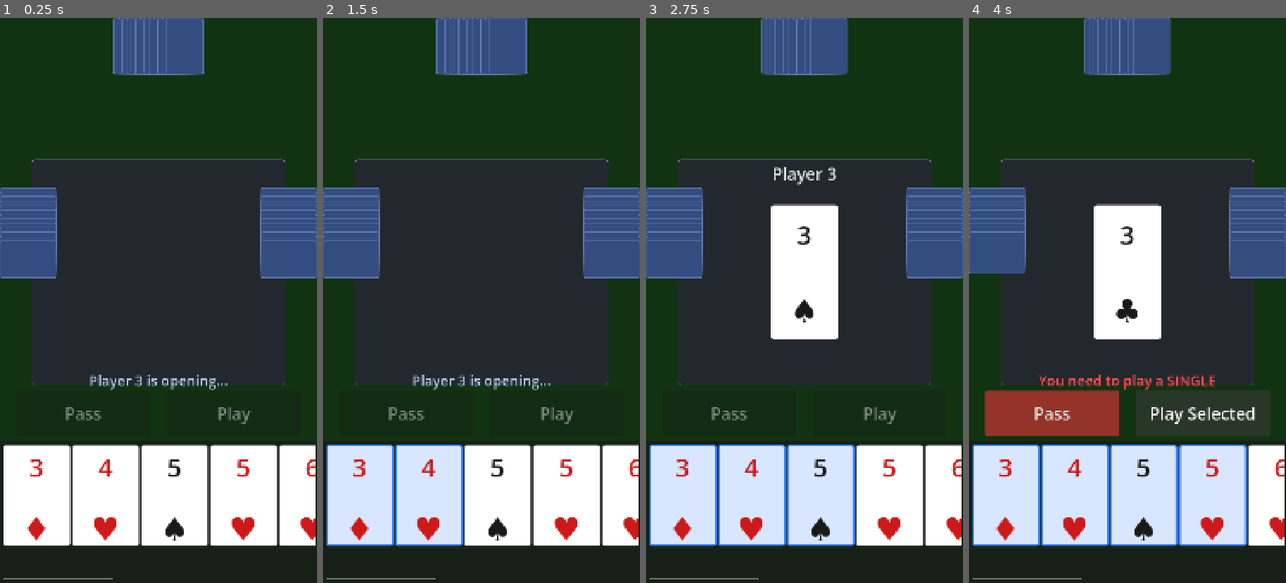
Above: before the commit, frames 1-4 (left to right).
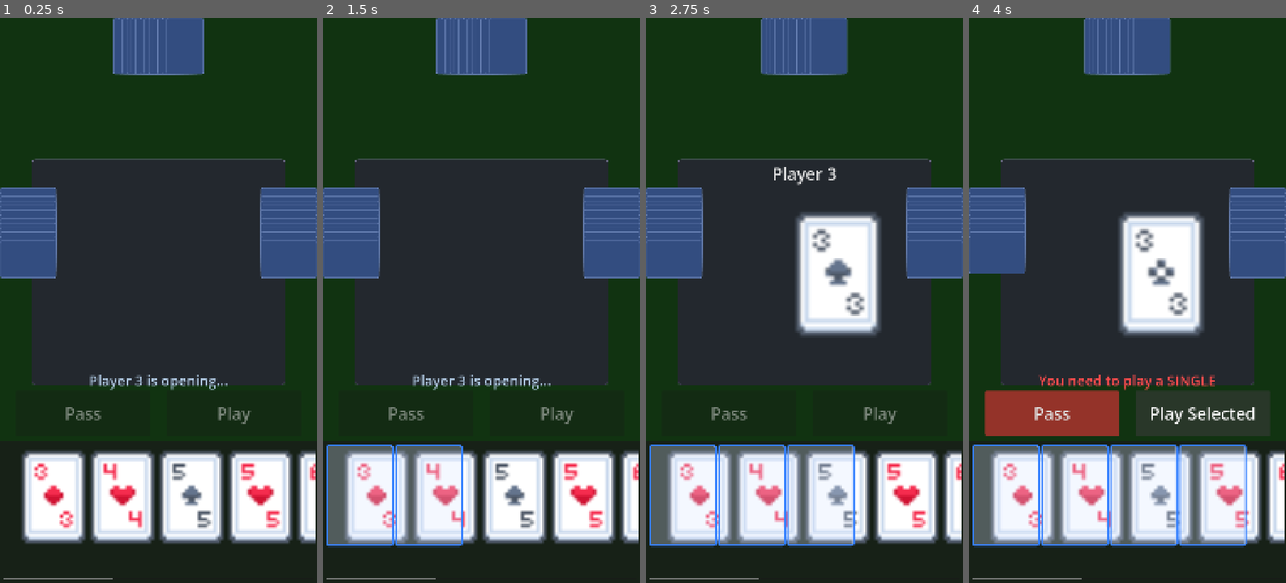
Above: after the commit, the same moments.

Repository: binhrobles/thirteen
Game: Godot game, scene res://scenes/main.tscn
Two runs of this game, one before a commit and one after it. Both use one fixed random seed, a clock stepped at 60 frames per second and the inputs below.
Inputs (mouse positions are in pixels of both pictures, inside the frame that each line leads up to):
- Up to frame 1 (0.25 s): no input
- Up to frame 2 (1.5 s): tap Enter at 0.5 s; move the mouse to (361, 498) at 0.52 s; click (361, 498) at 0.67 s; tap Space at 1.25 s; move the mouse to (427, 498) at 1.27 s; click (427, 498) at 1.42 s
- Up to frame 3 (2.75 s): tap Enter at 2 s; move the mouse to (820, 498) at 2.02 s; click (820, 498) at 2.17 s
- Up to frame 4 (4 s): tap Space at 2.75 s; move the mouse to (1213, 498) at 2.77 s; click (1213, 498) at 2.92 s; click "Play Selected" at 3.5 s

The runs differ from the first frame. In frame 1, 12% of the frame differs, in the area x 1-100%, y 75-94%; in frame 2, 12%; in frame 3, 19%; in frame 4, 19%, in the area x 1-100%, y 32-94%.

Commit message:
Replace placeholder cards with Kenney card sprites
Major visual upgrade: replaced text-based placeholder cards with professional
card sprites from Kenney's Playing Cards Pack (CC0 license).

Changes:
- Added 136 card sprites to assets/sprites/cards/ (medium size)
- Rewrote card_sprite.gd to use TextureRect instead of Label+Panel
- Added suit/rank to filename mapping for proper sprite loading
- Updated card_sprite.tscn scene to use programmatic UI setup
- Added attribution to README for Kenney's assets

The game now has professional-looking cards with proper card art,
significantly improving visual polish.

Co-Authored-By: Claude Sonnet 4.5 <noreply@anthropic.com>

Diff:
--- a/scenes/card_sprite.tscn
+++ b/scenes/card_sprite.tscn
@@ -2,24 +2,7 @@
 
 [ext_resource type="Script" path="res://scripts/card_sprite.gd" id="1"]
 
-[node name="root" type="Control" unique_id=311279423]
+[node name="root" type="Control"]
 script = ExtResource("1")
 layout_mode = 3
 anchors_preset = 0
-
-[node name="Background" type="Panel" parent="." unique_id=370049111]
-layout_mode = 0
-anchor_right = 1.0
-anchor_bottom = 1.0
-
-[node name="RankLabel" type="Label" parent="." unique_id=505679497]
-layout_mode = 0
-text = "A"
-horizontal_alignment = 1
-vertical_alignment = 1
-
-[node name="SuitLabel" type="Label" parent="." unique_id=689913723]
-layout_mode = 0
-text = "♠"
-horizontal_alignment = 1
-vertical_alignment = 1
--- a/scripts/card_sprite.gd
+++ b/scripts/card_sprite.gd
@@ -1,38 +1,35 @@
 class_name CardSprite
 extends Control
 
-## Visual representation of a Card with touch/click interaction
-
-@onready var rank_label: Label = $RankLabel
-@onready var suit_label: Label = $SuitLabel
-@onready var background: Panel = $Background
+## Visual representation of a Card using sprite images
 
 var card: Card
 var is_selected: bool = false
+
+@onready var texture_rect: TextureRect
+@onready var selection_panel: Panel
 
 ## Card dimensions as percentage of viewport height (mobile-friendly)
 ## On a 844px tall phone (iPhone 14), 18% = ~152px height
 const BASE_HEIGHT_PERCENT := 0.18  # 18% of viewport height
 const ASPECT_RATIO := 0.667  # width/height ratio (2:3)
 
-## Colors for suits
-const RED_COLOR := Color(0.8, 0.1, 0.1)  # Hearts and Diamonds
-const BLACK_COLOR := Color(0.1, 0.1, 0.1)  # Spades and Clubs
+## Selection highlight colors
 const SELECTED_BORDER_COLOR := Color(0.2, 0.5, 1.0)  # Bright glowing blue
 const SELECTED_BORDER_WIDTH := 6  # Thicker border for visibility
-const SELECTED_BG_TINT := Color(0.85, 0.9, 1.0)  # Light blue tint
+const SELECTED_BG_TINT := Color(0.85, 0.9, 1.0, 0.3)  # Light blue tint
+
+## Card sprite path
+const CARDS_PATH := "res://assets/sprites/cards/"
 
 
 func _ready() -> void:
 	mouse_filter = Control.MOUSE_FILTER_STOP
-
-	# Setup visual elements
-	_setup_background()
-	_setup_labels()
+	_setup_ui()
 
 
 func _get_minimum_size() -> Vector2:
-	# Use viewport size if available, otherwise use a sensible mobile default (844x390 like iPhone 14)
+	# Use viewport size if available, otherwise use a sensible mobile default
 	var viewport_size: Vector2
 	if is_inside_tree():
 		viewport_size = get_viewport_rect().size
@@ -44,89 +41,131 @@
 	return Vector2(width, height)
 
 
-func _setup_background() -> void:
-	"""Create rounded rectangle background for the card"""
+func _setup_ui() -> void:
+	"""Create the card sprite UI"""
+	# Create texture rect for card image
+	texture_rect = TextureRect.new()
+	texture_rect.anchor_right = 1.0
+	texture_rect.anchor_bottom = 1.0
+	texture_rect.stretch_mode = TextureRect.STRETCH_KEEP_ASPECT_CENTERED
+	texture_rect.expand_mode = TextureRect.EXPAND_FIT_WIDTH_PROPORTIONAL
+	texture_rect.mouse_filter = Control.MOUSE_FILTER_IGNORE
+	add_child(texture_rect)
+
+	# Create selection panel (overlay for selection highlight)
+	selection_panel = Panel.new()
+	selection_panel.anchor_right = 1.0
+	selection_panel.anchor_bottom = 1.0
+	selection_panel.mouse_filter = Control.MOUSE_FILTER_IGNORE
+
 	var style_box := StyleBoxFlat.new()
-	style_box.bg_color = Color.WHITE
+	style_box.bg_color = Color.TRANSPARENT
+	style_box.border_color = Color.TRANSPARENT
+	style_box.border_width_left = 0
+	style_box.border_width_right = 0
+	style_box.border_width_top = 0
+	style_box.border_width_bottom = 0
 	style_box.corner_radius_top_left = 8
 	style_box.corner_radius_top_right = 8
 	style_box.corner_radius_bottom_left = 8
 	style_box.corner_radius_bottom_right = 8
-	style_box.border_width_left = 2
-	style_box.border_width_right = 2
-	style_box.border_width_top = 2
-	style_box.border_width_bottom = 2
-	style_box.border_color = Color(0.3, 0.3, 0.3)
 
-	background.add_theme_stylebox_override("panel", style_box)
-	background.mouse_filter = Control.MOUSE_FILTER_IGNORE  # Let clicks through to parent
-
-
-func _setup_labels() -> void:
-	# Calculate font sizes based on card size (mobile-friendly)
-	var card_height := _get_minimum_size().y
-	var rank_font_size := int(card_height * 0.25)  # 25% of card height
-	var suit_font_size := int(card_height * 0.32)  # 32% of card height
-
-	# Position rank label at top
-	rank_label.anchor_left = 0.1
-	rank_label.anchor_top = 0.05
-	rank_label.anchor_right = 0.9
-	rank_label.anchor_bottom = 0.4
-	rank_label.add_theme_font_size_override("font_size", rank_font_size)
-	rank_label.mouse_filter = Control.MOUSE_FILTER_IGNORE
-
-	# Position suit label at bottom
-	suit_label.anchor_left = 0.1
-	suit_label.anchor_top = 0.6
-	suit_label.anchor_right = 0.9
-	suit_label.anchor_bottom = 0.95
-	suit_label.add_theme_font_size_override("font_size", suit_font_size)
-	suit_label.mouse_filter = Control.MOUSE_FILTER_IGNORE
+	selection_panel.add_theme_stylebox_override("panel", style_box)
+	add_child(selection_panel)
 
 
 func setup(p_card: Card) -> void:
 	"""Initialize the card sprite with card data"""
 	card = p_card
 
-	# Set text
-	rank_label.text = Card.RANK_LABELS[card.rank]
-	suit_label.text = Card.SUIT_SYMBOLS[card.suit]
+	# Load the appropriate card texture
+	var texture_path := _get_card_texture_path(card)
+	var texture := load(texture_path) as Texture2D
 
-	# Set color based on suit
-	var color := BLACK_COLOR
-	if card.suit == Card.Suit.HEARTS or card.suit == Card.Suit.DIAMONDS:
-		color = RED_COLOR
+	if texture:
+		texture_rect.texture = texture
+	else:
+		push_error("Failed to load card texture: " + texture_path)
 
-	rank_label.add_theme_color_override("font_color", color)
-	suit_label.add_theme_color_override("font_color", color)
+
+func _get_card_texture_path(p_card: Card) -> String:
+	"""Map card data to sprite filename"""
+	var suit_name := _get_suit_name(p_card.suit)
+	var rank_name := _get_rank_name(p_card.rank)
+
+	return CARDS_PATH + "card_%s_%s.png" % [suit_name, rank_name]
+
+
+func _get_suit_name(suit: Card.Suit) -> String:
+	"""Convert suit enum to sprite filename component"""
+	match suit:
+		Card.Suit.SPADES:
+			return "spades"
+		Card.Suit.CLUBS:
+			return "clubs"
+		Card.Suit.DIAMONDS:
+			return "diamonds"
+		Card.Suit.HEARTS:
+			return "hearts"
+		_:
+			return "clubs"  # fallback
+
+
+func _get_rank_name(rank: int) -> String:
+	"""Convert rank to sprite filename component"""
+	match rank:
+		0:  # 3
+			return "03"
+		1:  # 4
+			return "04"
+		2:  # 5
+			return "05"
+		3:  # 6
+			return "06"
+		4:  # 7
+			return "07"
+		5:  # 8
+			return "08"
+		6:  # 9
+			return "09"
+		7:  # 10
+			return "10"
+		8:  # J
+			return "J"
+		9:  # Q
+			return "Q"
+		10: # K
+			return "K"
+		11: # A
+			return "A"
+		12: # 2
+			return "02"
+		_:
+			return "A"  # fallback
 
 
 func set_selected(selected: bool) -> void:
 	"""Toggle selected state with visual feedback"""
 	is_selected = selected
 
-	# Get the current StyleBoxFlat
-	var style_box: StyleBoxFlat = background.get_theme_stylebox("panel")
+	var style_box: StyleBoxFlat = selection_panel.get_theme_stylebox("panel")
 
 	if is_selected:
-		# Add glowing blue border
+		# Add glowing blue border and tint
 		style_box.border_color = SELECTED_BORDER_COLOR
 		style_box.border_width_left = SELECTED_BORDER_WIDTH
 		style_box.border_width_right = SELECTED_BORDER_WIDTH
 		style_box.border_width_top = SELECTED_BORDER_WIDTH
 		style_box.border_width_bottom = SELECTED_BORDER_WIDTH
-		# Tint the card background blue
 		style_box.bg_color = SELECTED_BG_TINT
 	else:
-		# Reset to default border
-		style_box.border_color = Color(0.3, 0.3, 0.3)
-		style_box.border_width_left = 2
-		style_box.border_width_right = 2
-		style_box.border_width_top = 2
-		style_box.border_width_bottom = 2
-		# Reset background to white
-		style_box.bg_color = Color.WHITE
+		# Reset to transparent
+		style_box.border_color = Color.TRANSPARENT
+		style_box.border_width_left = 0
+		style_box.border_width_right = 0
+		style_box.border_width_top = 0
+		style_box.border_width_bottom = 0
+		style_box.bg_color = Color.TRANSPARENT
 
 
 func _gui_input(event: InputEvent) -> void:
Binary file added: assets/sprites/cards/card_back.png
Not shown, added: assets/sprites/cards/card_back.png.import
Binary file added: assets/sprites/cards/card_clubs_02.png
Not shown, added: assets/sprites/cards/card_clubs_02.png.import
Binary file added: assets/sprites/cards/card_clubs_03.png
Not shown, added: assets/sprites/cards/card_clubs_03.png.import
Binary file added: assets/sprites/cards/card_clubs_04.png
Not shown, added: assets/sprites/cards/card_clubs_04.png.import
Binary file added: assets/sprites/cards/card_clubs_05.png
Not shown, added: assets/sprites/cards/card_clubs_05.png.import
Binary file added: assets/sprites/cards/card_clubs_06.png
Not shown, added: assets/sprites/cards/card_clubs_06.png.import
(and 262 more such lines)
